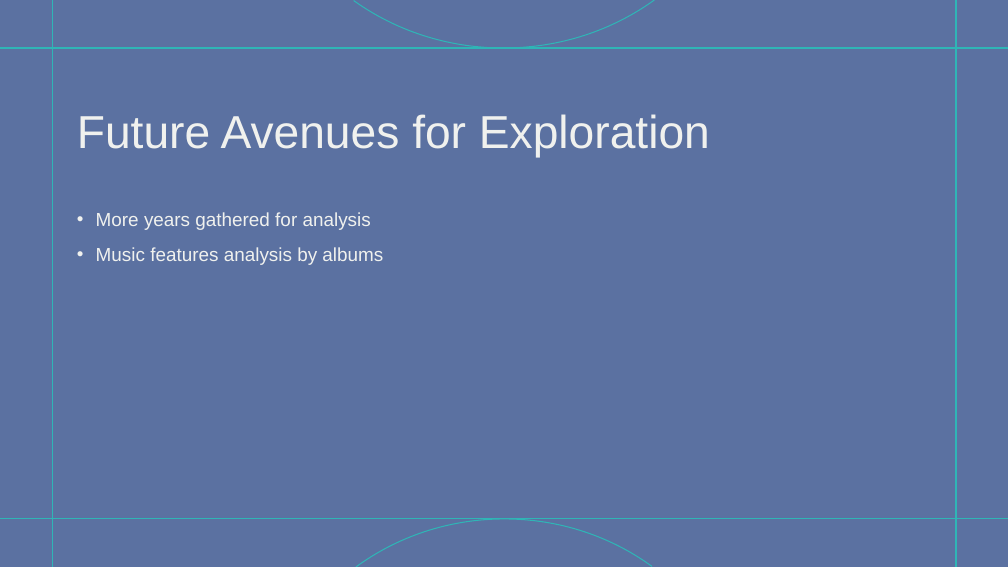
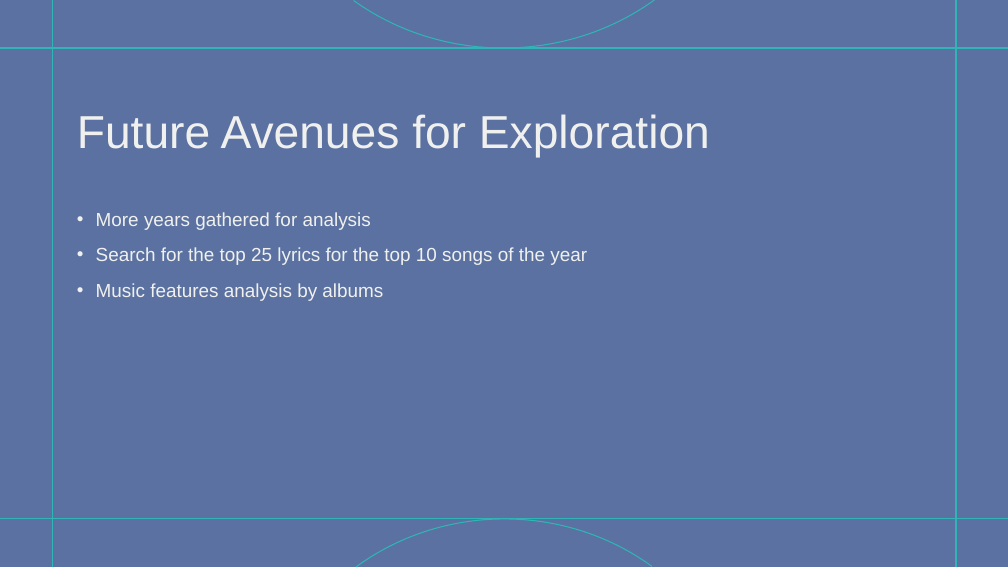
Before and after one commit to simonmurray25/spotify-project, a slide deck: slide 7 of Spotify Project.pptx. Drawn at 1008x567 pixels with LibreOffice and Linux fonts; fonts in the diff are those of the drawing. Boxes give left, top, right and bottom in pixels: in the first picture for what was removed or moved away, otherwise in the second. Text is boxed around its words. In the diff, an @@ line names an element or a change of style, - is before the commit and + after.

```diff
--- a/Spotify Project.pptx
+++ b/Spotify Project.pptx
@@ text at (96,247,587,265): paragraph added @@
+• Search for the top 25 lyrics for the top 10 songs of the year
```
Also in this commit, not shown: 3 other slides changed.
